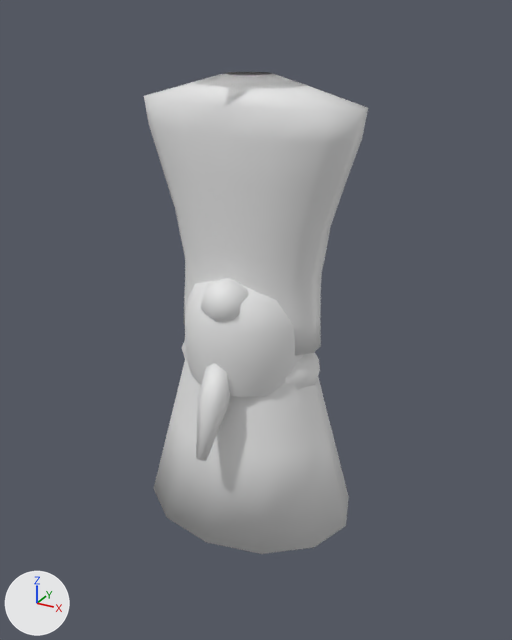
A saved change to the glTF model assets/characters/character_kit.glb.
Before and after are seen from a 50 mm camera at (0.751, -1.334, 0.706) aimed at (0.002, 0.027, 0.026). The lights are fixed; the arrows at lower left show +X, +Y and +Z. The older version comes first.

Objects in the first picture: 'dress_skirt', 'hair_bun', 'hair_ponytail', 'helmet_shell', 'pelvis_f_heavy', 'torso_m_heavy'.
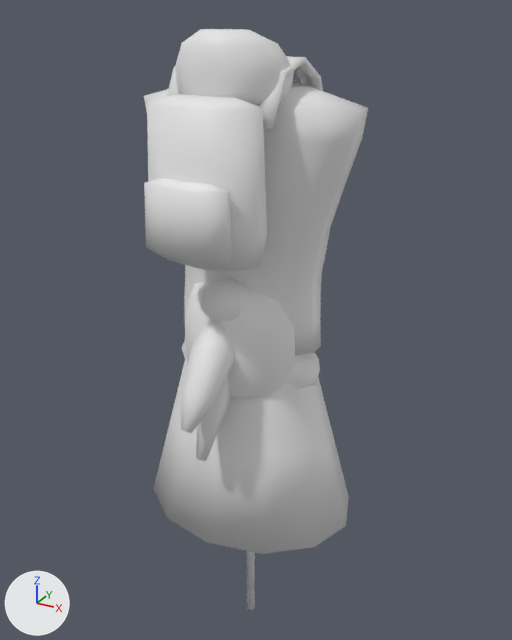
Pixel boxes [x1, y1, x2, y2] of what changed, in the pictures (512 x 640 px):
'backpack', added
    after: [144, 56, 323, 271]
'hood', added
    after: [175, 29, 294, 106]
'hair_ponyr', added
    after: [181, 320, 235, 433]
'cane', added
    after: [246, 551, 255, 610]

What the commit changed:
Mesh me_hood is new.
It has 62 vertices, 120 faces and spans x -0.125..0.125, y -0.16..0.03, z 0.52..0.67.
Mesh me_hair_ponyr is new.
It has 191 vertices, 322 faces and spans x -0.125..0.125, y -0.285..0.139, z -0.123..0.131.
Mesh me_cane is new.
It has 28 vertices, 48 faces and spans x -0.01..0.01, y -0.09..0.011, z -0.86..0.012.
Mesh me_backpack is new.
It has 160 vertices, 304 faces and spans x -0.135..0.135, y -0.275..0.119, z 0.225..0.62.
Object 'hood' (ob_hood) is new; it shows me_hood.
Its location is (0.0, 0.0, 0.0).
Object 'hair_ponyr' (ob_hair_ponyr) is new; it shows me_hair_ponyr.
Its location is (0.0, 0.0, 0.0).
Object 'cane' (ob_cane) is new; it shows me_cane.
Its location is (0.0, 0.0, 0.0).
Object 'backpack' (ob_backpack) is new; it shows me_backpack.
Its location is (0.0, 0.0, 0.0).
